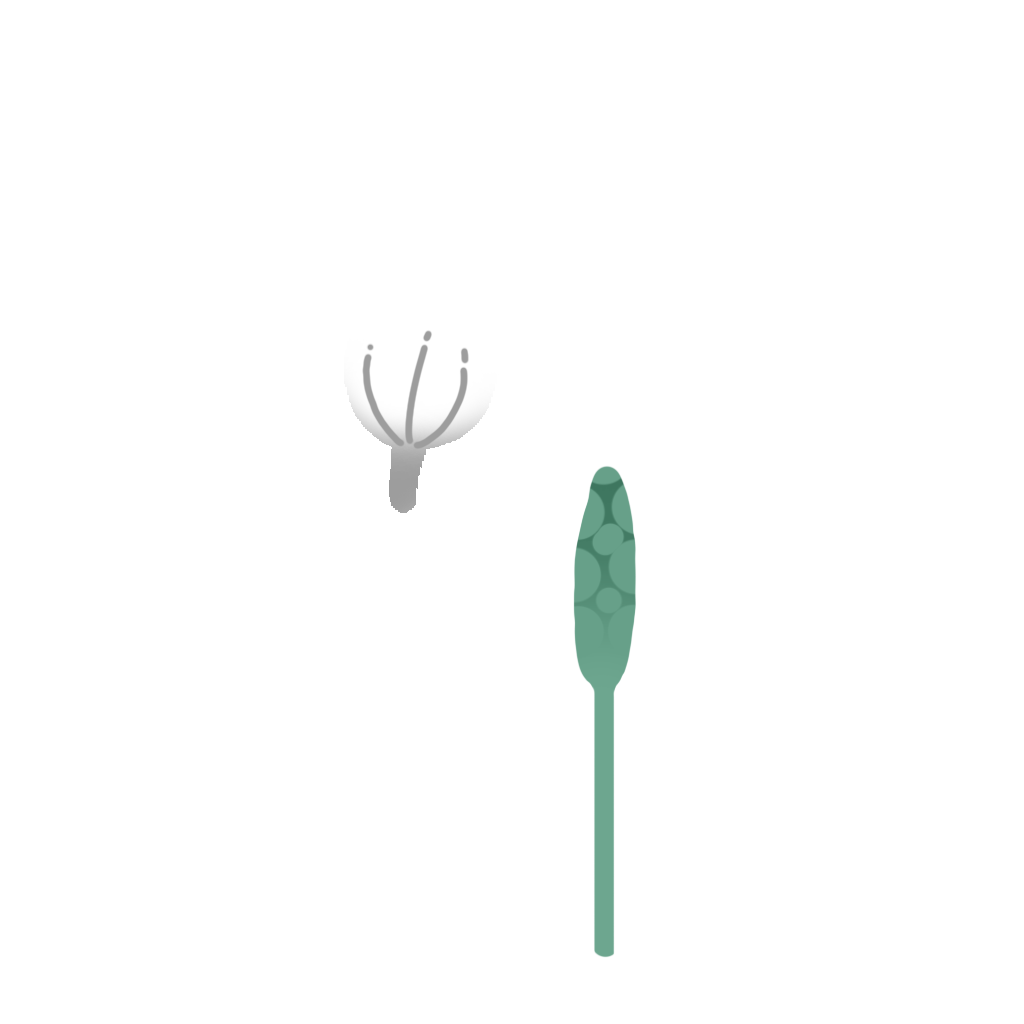
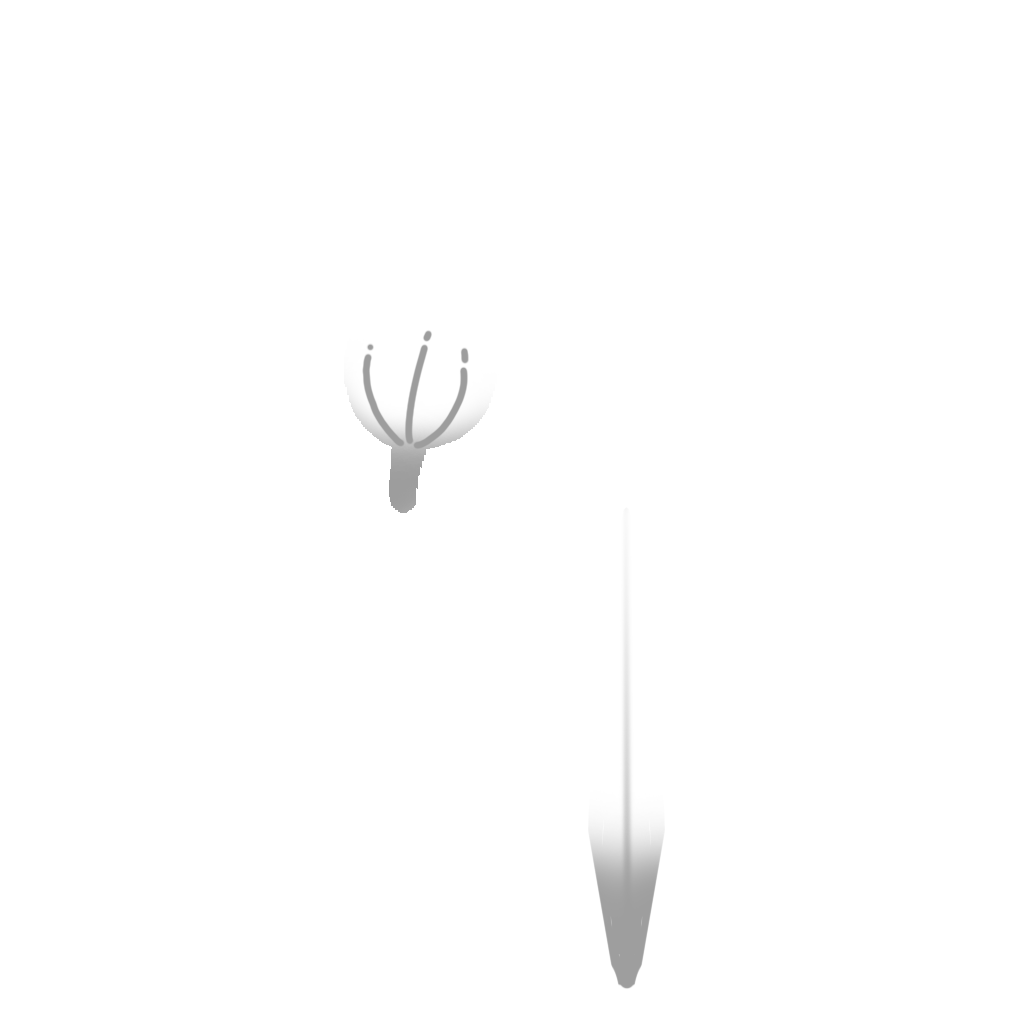
Layers edited between the first and the second w=1024, h=1024 image:
added layer "Layer 14" above "Layer 13" over 573, 486, 665, 989
added layer "Layer 13" above "Layer 12" over 587, 507, 665, 989
removed layer "Layer 9" over 573, 465, 637, 958
removed layer "Layer 8" over 598, 572, 609, 831
